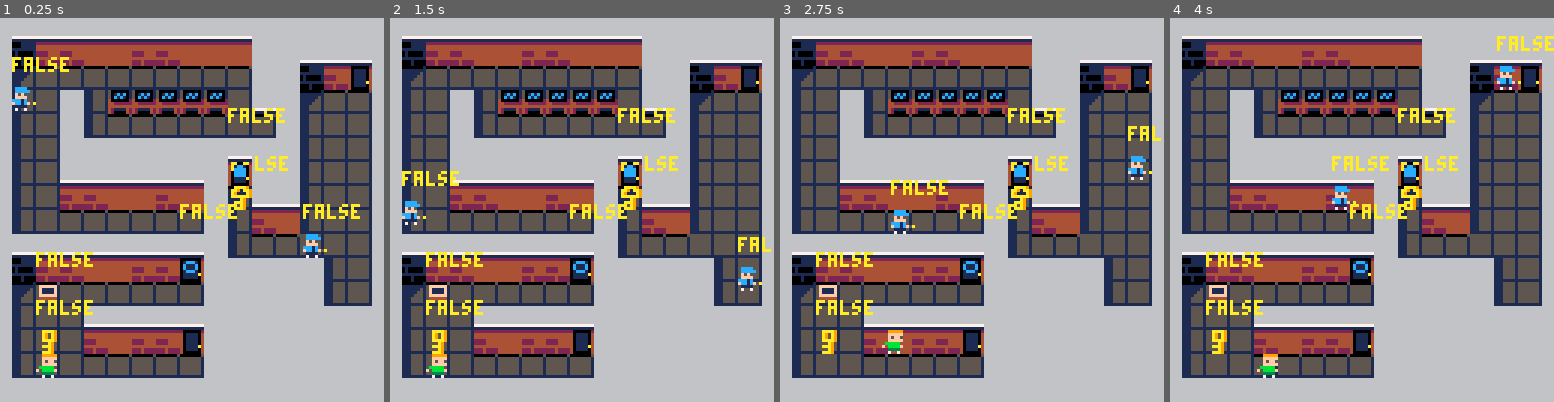
Above: before the commit, frames 1-4 (left to right).
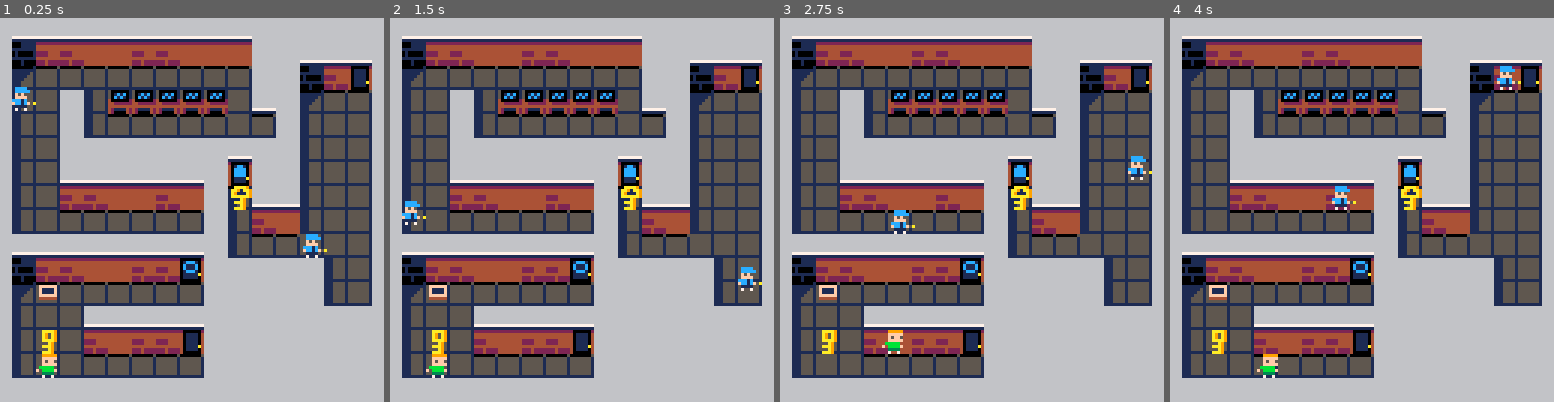
Above: after the commit, the same moments.

Repository: HuskyGameDev/2020f-team7
Game: PICO-8 cartridge shoebox.p8
Two runs of this game, one before a commit and one after it. Both use one fixed random seed, a clock stepped at 60 frames per second and the inputs below.
Inputs:
- Up to frame 1 (0.25 s): no input
- Up to frame 2 (1.5 s): tap X (X key) at 0.33, 1.07 s; tap O (Z key) at 0.7 s
- Up to frame 3 (2.75 s): hold Right 1.6-2.1 s; tap O (Z key) at 1.7, 2.1, 2.5 s; tap X (X key) at 1.85 s; hold Up 2.15-2.42 s; hold Right from 2.47 s (still down)
- Up to frame 4 (4 s): tap O (Z key) at 2.9, 3.3, 3.7 s; tap X (X key) at 2.97 s; release Right at 3.03 s; hold Left 3.08-3.58 s; hold Down 3.63-3.97 s

The runs differ from the first frame. In frame 1, 1.9% of the frame differs, in the area x 3-94%, y 10-78%; in frame 2, 1.8%; in frame 3, 1.8%; in frame 4, 1.9%.

Commit message:
overhauled interaction system to allow shoebox to hold items and take them across time

Diff:
--- a/shoebox.p8
+++ b/shoebox.p8
@@ -30,7 +30,7 @@
   if ent ~= nil then
    for d in all(doors) do
     if touching(ent, d) then
-     ent.hasbound = false
+     ent.held = nil
      d.pos.solid = false
      d.sprite.bottom += 16
      del(ents, k)
@@ -68,29 +68,18 @@
     if ent.movement.right then ent.pos.x += ent.movement.spd end
     if ent.movement.up then ent.pos.y -= ent.movement.spd end
     if ent.movement.down then ent.pos.y += ent.movement.spd end
+    if ent.movement.interact then
+     interaction(ents, ent)
+    end
 
     --moved door update function because the player can't touch doors otherwise
     doorsystem.update(ents)
-
-    for oth in all(ents) do
-    	--if player is near a guard, game over
-    	if oth ~= ent and oth.group == guards and touching(ent, oth) then _drw = losecond.draw end
-     if oth ~= ent and oth.group ~= doors and oth.group ~= guards and oth.pos ~= nil then
-      --interaction between entities
-      if (not ent.hasbound) and touching(ent, oth) and ent.movement.interact then
-       oth.pos.bind = ent
-       oth.pos.solid = false
-       sfx(0)
-	      ent.hasbound = true
-	     elseif ent.movement.interact and oth.pos.bind == ent then
-	      oth.pos.bind = nil
-	      ent.hasbound = false
-       oth.pos.solid = true
-	      sfx(0)
-      end
+    --player loses on contact with guards
+    for g in all(guards) do
+     if (ent == player1 or ent == player2) and touching(ent, g) then
+      _drw = losecond.draw
      end
     end
-
     --collision with solid map tiles
     if not canmove(ent, ent.pos.x, oldy) then ent.pos.x = oldx end
     if not canmove(ent, oldx, ent.pos.y) then ent.pos.y = oldy end
@@ -114,16 +103,73 @@
  end
 end
 
+function interaction(ents, ent)
+ if touching(ent, shoebox) then
+  interact_shoebox(ent)
+ else
+
+  for oth in all(ents) do
+   if oth ~= ent and oth.group ~= doors and oth.group ~= guards and oth.pos ~= nil then
+    --interaction between entities
+    if ent.held == nil and touching(ent, oth) then
+     oth.pos.bind = ent
+     ent.held = oth
+     oth.pos.solid = false
+     sfx(0)
+    elseif oth.pos.bind == ent then
+     oth.pos.bind = nil
+     ent.held = nil
+     oth.pos.solid = true
+     sfx(0)
+    end
+   end
+  end
+
+ end
+end
+
+--player is interacting with shoebox
+function interact_shoebox(ent)
+ if shoebox.held ~= nil then
+  --shoebox is full
+  if ent.held ~= nil then
+   --player is carrying something
+   --do nothing
+  else
+   --player is emptyhanded
+   local item = shoebox.held
+   del(entities_global, item)
+   add(focus, item)
+   item.pos.bind = ent
+   ent.held = item
+   shoebox.held = nil
+   sfx(0)
+  end
+ else
+  --shoebox is empty
+  if ent.held ~= nil then
+   --player is carrying something
+   local item = ent.held
+   del(focus, item)
+   add(entities_global, item)
+   item.pos.bind = shoebox
+   ent.held = nil
+   shoebox.held = item
+   sfx(0)
+  else
+   --player is emptyhanded
+   shoebox.pos.bind = ent
+   shoebox.solid = false
+   ent.held = shoebox
+   sfx(0)
+  end
+ end
+end
+
 graphics = {}
 graphics.draw = function(ents)
  cls()
 	map(0, 0, 0, 0, 50, 16)
-
- for e in all(entities_a) do
-  if e ~= player1 then
-   print(touching(player1, e), e.pos.x, e.pos.y-10, 10)
-  end
- end
 
 	camera(CAM_X, CAM_Y)
 	--camera(4, 0)
@@ -277,6 +325,7 @@
   entities_global,
   nil
  )
+ shoebox.held = nil
  add(entities_a, shoebox)
  add(entities_b, shoebox)
 end
@@ -325,7 +374,7 @@
 
   --prep the shoebox for time travel
   if shoebox.pos.bind ~= nil then
-   shoebox.pos.bind.hasbound = false
+   shoebox.pos.bind.held = nil
    shoebox.pos.bind = nil
    shoebox.pos.solid = true
   end
@@ -566,7 +615,7 @@
  e.movement = movement
  e.sprite = sprite
  e.control = control
- e.hasbound = false
+ e.held = nil
  e.group = subgroup
  add(maingroup, e)
  if subgroup ~= nil then add(subgroup, e) end
